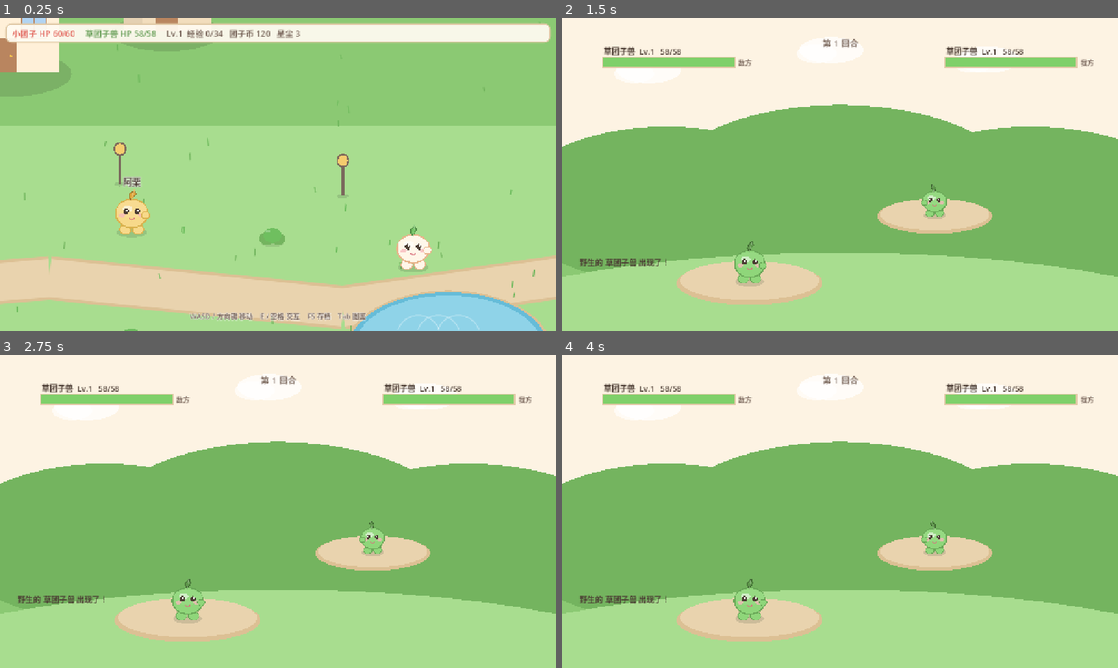
Above: before the commit, frames 1-4 (two rows, left to right).
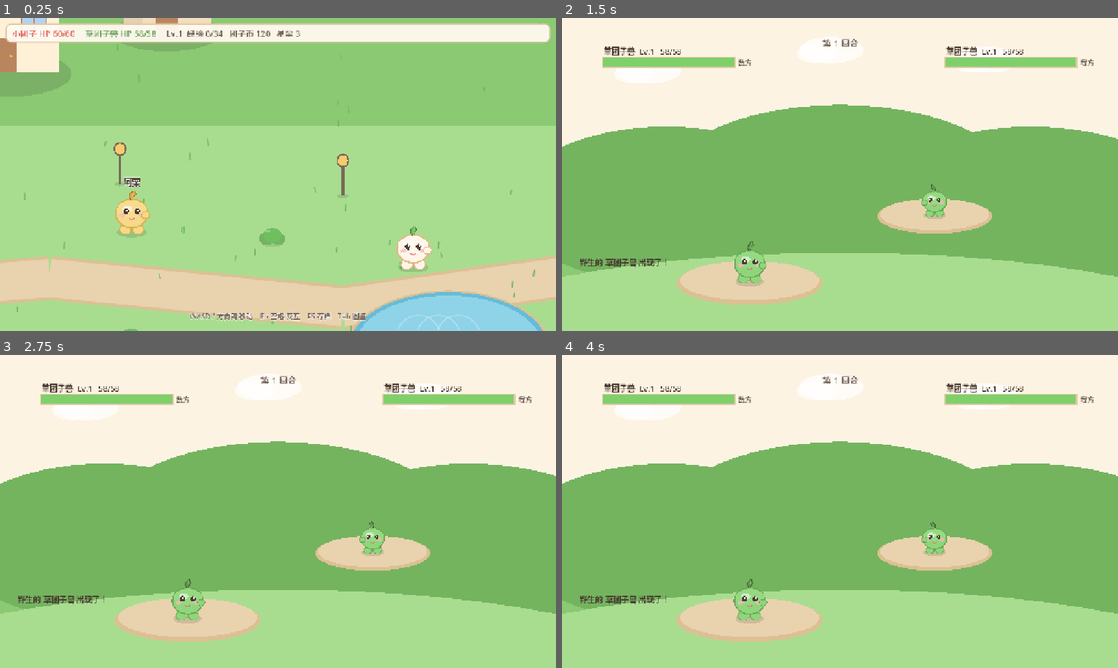
Above: after the commit, the same moments.

Repository: poipoipoi123/tuanzi
Game: Godot game, scene res://scenes/main.tscn
The game is run twice, just before and just after one commit, with the same random seed, the same clock (stepped at 60 frames per second) and the same inputs.
Inputs:
- Up to frame 1 (0.25 s): no input
- Up to frame 2 (1.5 s): tap Enter at 0.5 s; hold D (move_right) 0.53-1.28 s; hold E (interact) 0.53-1.28 s; tap Space at 0.77 s; hold S (move_down) from 1.28 s (still down); tap Shift (sprint) at 1.35 s
- Up to frame 3 (2.75 s): tap Space at 1.52, 2 s; release S (move_down) at 2.03 s; hold D (move_right) from 2.03 s (still down); tap Enter at 2.1 s
- Up to frame 4 (4 s): tap Enter at 2.75 s; release D (move_right) at 2.78 s; hold W (move_up) 2.78-3.53 s; tap X at 2.85 s; tap Space at 3.02, 3.77 s; hold A (move_left) from 3.53 s (still down); tap M at 3.6 s

The runs differ from the first frame. In frame 1, 0.6% of the frame differs, in the area x 2-66%, y 3-97%; in frame 2, 0.4%; in frame 3, 0.4%; in frame 4, 0.4%.

Commit message:
feat: 像素风最近邻采样并更新素材许可声明
- rendering.textures.canvas_textures.default_texture_filter 1→0（Nearest）
- 头部注释同步为许可白名单素材声明
- 对应素材补充计划任务 A

Diff:
--- a/project.godot
+++ b/project.godot
@@ -1,5 +1,6 @@
 ; 团子 (Tuanzi) — Godot 客户端工程配置
-; 原创致敬作品，不使用任何第三方版权素材。
+; 代码全部原创；美术素材仅使用许可白名单（CC0/CC-BY 4.0/MIT/Apache-2.0）内的开源像素素材，
+; 逐项登记于 assets/ATTRIBUTION.md。禁止 CC-BY-SA/GPL/NC/ND 及任何与淘米/摩尔勇士相关素材。
 
 config_version=5
 
@@ -31,7 +32,7 @@
 
 renderer/rendering_method="gl_compatibility"
 renderer/rendering_method.mobile="gl_compatibility"
-textures/canvas_textures/default_texture_filter=1
+textures/canvas_textures/default_texture_filter=0
 environment/defaults/default_clear_color=Color(0.85, 0.93, 0.82, 1)
 
 [physics]
